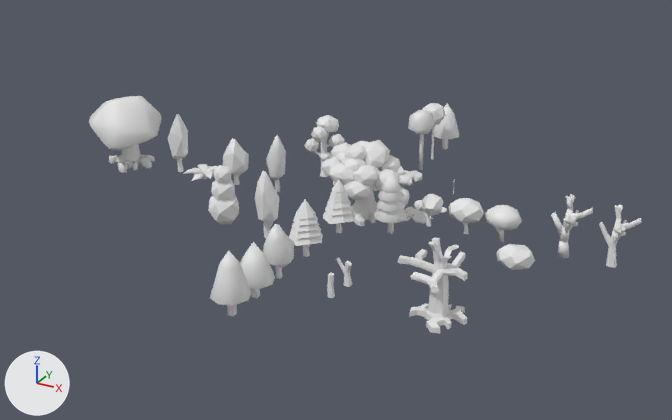
One commit to the Blender file Models/Blend/Plants.blend: the scene before it, then after it.
Both versions are drawn from a camera (50 mm lens) standing at (23.0, -45.3, 22.3) and looking at (-1.9, -0.2, -0.3). The lights are fixed; the arrows at lower left show +X, +Y and +Z.
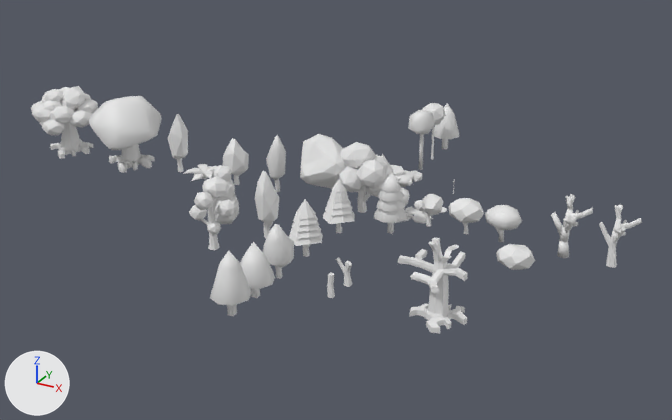
The change, as a list of edits to the scene's bpy script:
```text
Add me_cone_000:
    me_cone_000.from_pydata(...)  # 192 vertices, 344 faces; spans x -1.71..1.73, y -1.86..1.5, z -1.5..5.1
Add me_cone_001:
    me_cone_001.from_pydata(...)  # 46 vertices, 76 faces; spans x -1.78..1.8, y -1.93..1.57, z 0.28..5.21
Change ob_cube_019:
    ob_cube_019.location: (0.0, 0.0, 1.33) -> (-23.2, 0.0, 1.33)
Change ob_cube_032:
    ob_cube_032.location: (-5.35, 4.58, 1.68) -> (-5.35, -7.85, 1.68)
Add ob_appletree:
    ob_appletree = bpy.data.objects.new('AppleTree', me_cone_000)
    ob_appletree.location = (0.0, 0.0, 0.92)
    ob_appletree.scale = (0.93, 0.93, 0.641)
    _m = ob_appletree.modifiers.new('Triangulate', 'TRIANGULATE')
Add ob_cone_001:
    ob_cone_001 = bpy.data.objects.new('Cone.001', me_cone_001)
    ob_cone_001.location = (-2.52, 0.0, 0.92)
    ob_cone_001.scale = (0.93, 0.93, 0.641)
    _m = ob_cone_001.modifiers.new('Triangulate', 'TRIANGULATE')
```

Boxes [x1, y1, x2, y2] around the edits, measured in the pictures (672 x 420 px):
'Cube.019', moved: before [322, 140, 400, 226]; after [31, 86, 98, 158]
'Cube.032', moved: before [304, 115, 345, 177]; after [189, 176, 236, 250]
'AppleTree', added: after [339, 142, 388, 213]
'Cone.001', added: after [300, 134, 346, 188]
